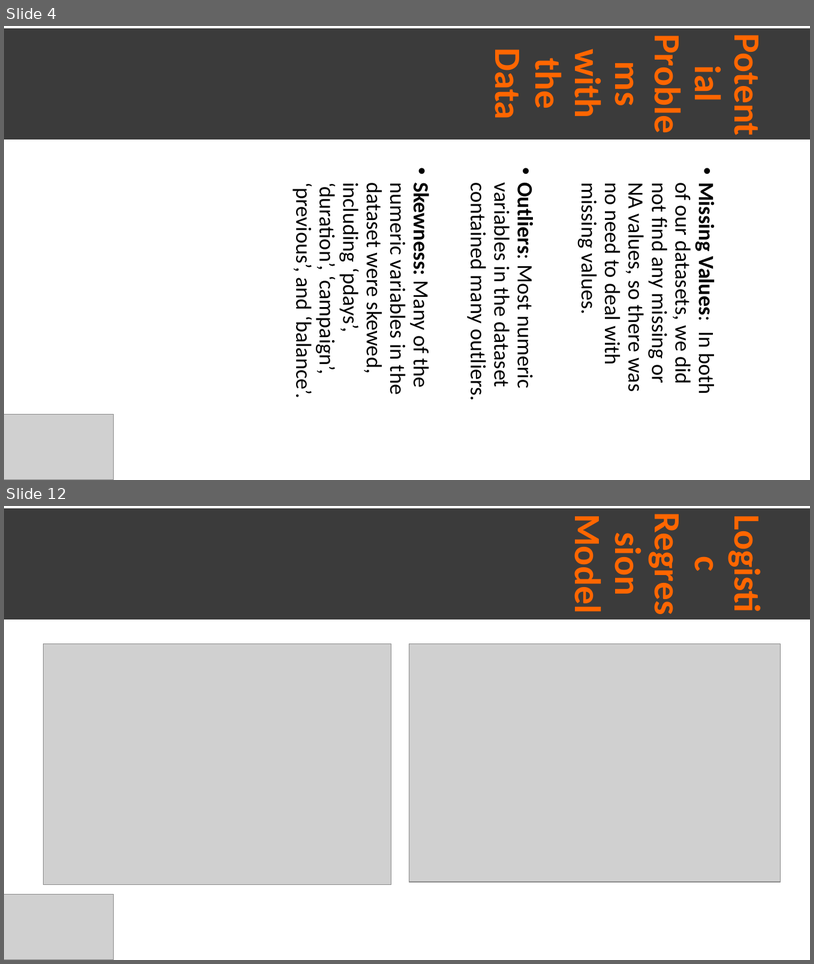
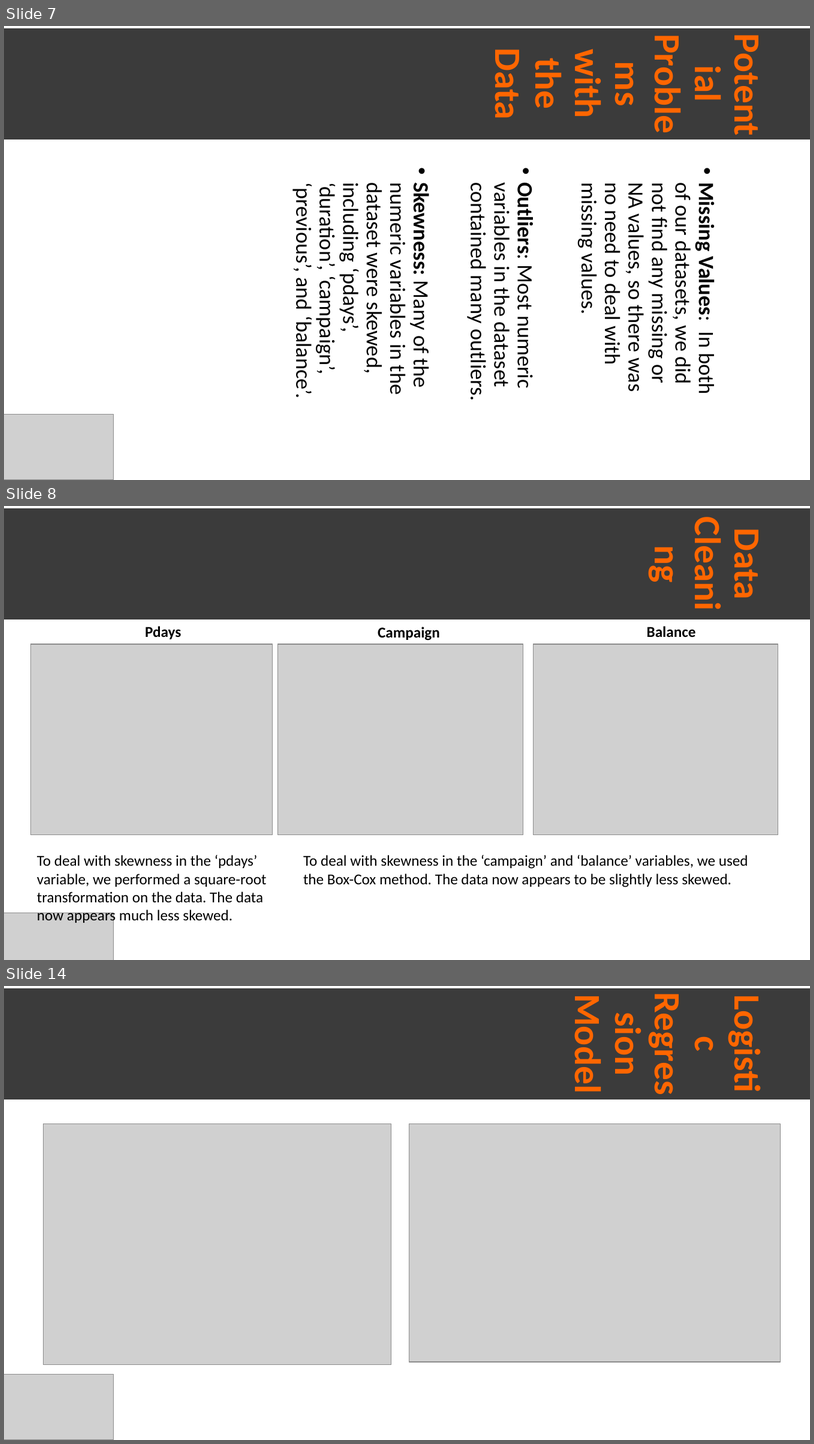
Before and after one commit to janecondon/Bank-Marketing-Campaign-Project, a slide deck: Bank Marketing Campaign.pptx. Shown one above the other, each under a label of ours: slides 4 and 12 before the commit, slides 7, 8 and 14 after it; the slides between them are not shown. The pictures are 814x964 and 814x1444 pixels, drawn with LibreOffice and Linux fonts; fonts in the diff are those of the drawing; grey boxes stand for pictures. Boxes give left, top, right and bottom in pixels: in the first picture for what was removed or moved away, otherwise in the second. Text is boxed around its words. In the diff, an @@ line names an element or a change of style, - is before the commit and + after.

```diff
--- a/Bank Marketing Campaign.pptx
+++ b/Bank Marketing Campaign.pptx
@@ slide 8 added at (4, 506, 810, 960), background #FFFFFF @@
@@ title added at (4, 508, 810, 620), fill #3B3B3B, 44 pt, text #FF6600, bold @@
+Data Cleaning
@@ text added at (145, 626, 181, 639), 18 pt, text #000000, bold @@
+Pdays
@@ text added at (378, 627, 440, 640), 18 pt, text #000000, bold @@
+Campaign
@@ text added at (647, 626, 696, 637), 18 pt, text #000000, bold @@
+Balance
@@ picture added at (31, 644, 273, 834) @@
@@ picture added at (278, 644, 523, 834) @@
@@ picture added at (533, 644, 779, 834) @@
@@ text added at (37, 855, 266, 924), 18 pt, text #000000 @@
+To deal with skewness in the ‘pdays’ variable, we performed a square-root transformation on the data. The data now appears much less skewed.
@@ text added at (303, 855, 749, 887), 18 pt, text #000000 @@
+To deal with skewness in the ‘campaign’ and ‘balance’ variables, we used the Box-Cox method. The data now appears to be slightly less skewed.
@@ picture added at (4, 913, 113, 960) @@
@@ what was slide 4 is now slide 7 @@
@@ what was slide 12 is now slide 14 @@
```
Also in this commit, not shown: 4 slides changed, 3 other slides added, 2 slides removed.
